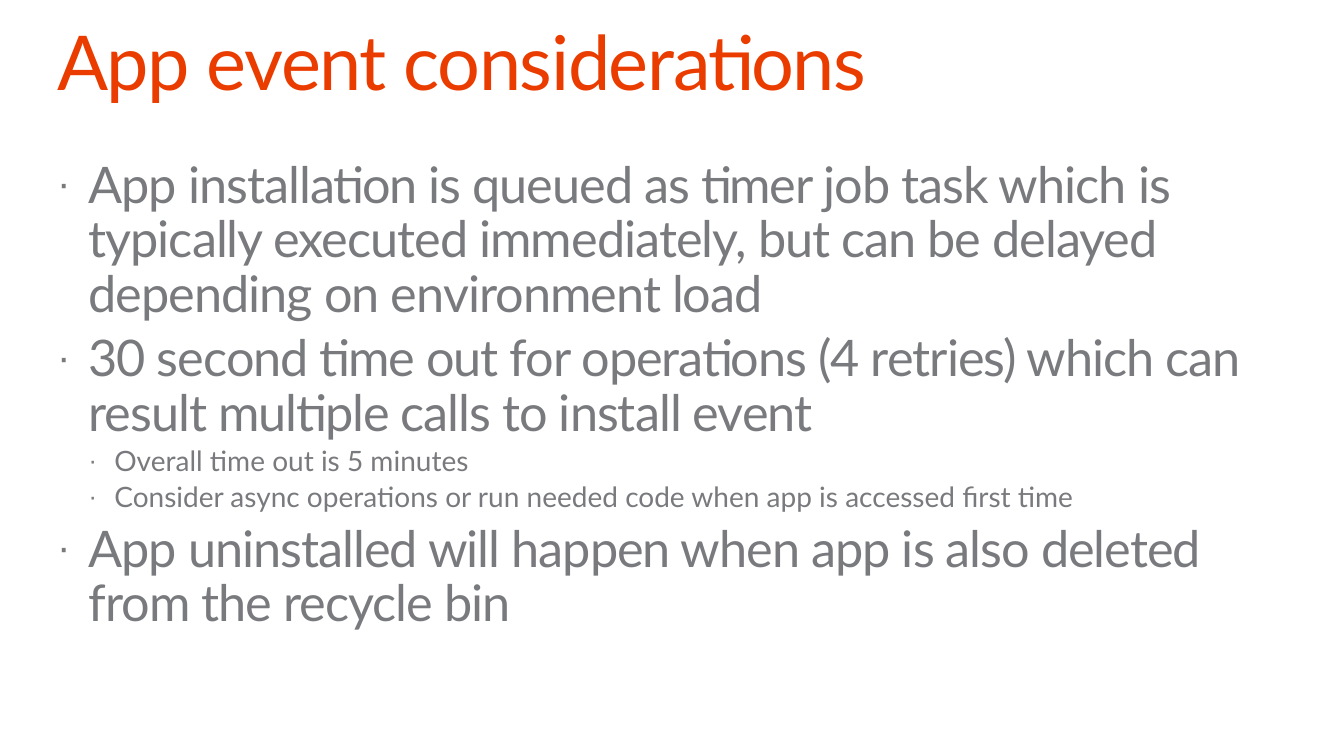
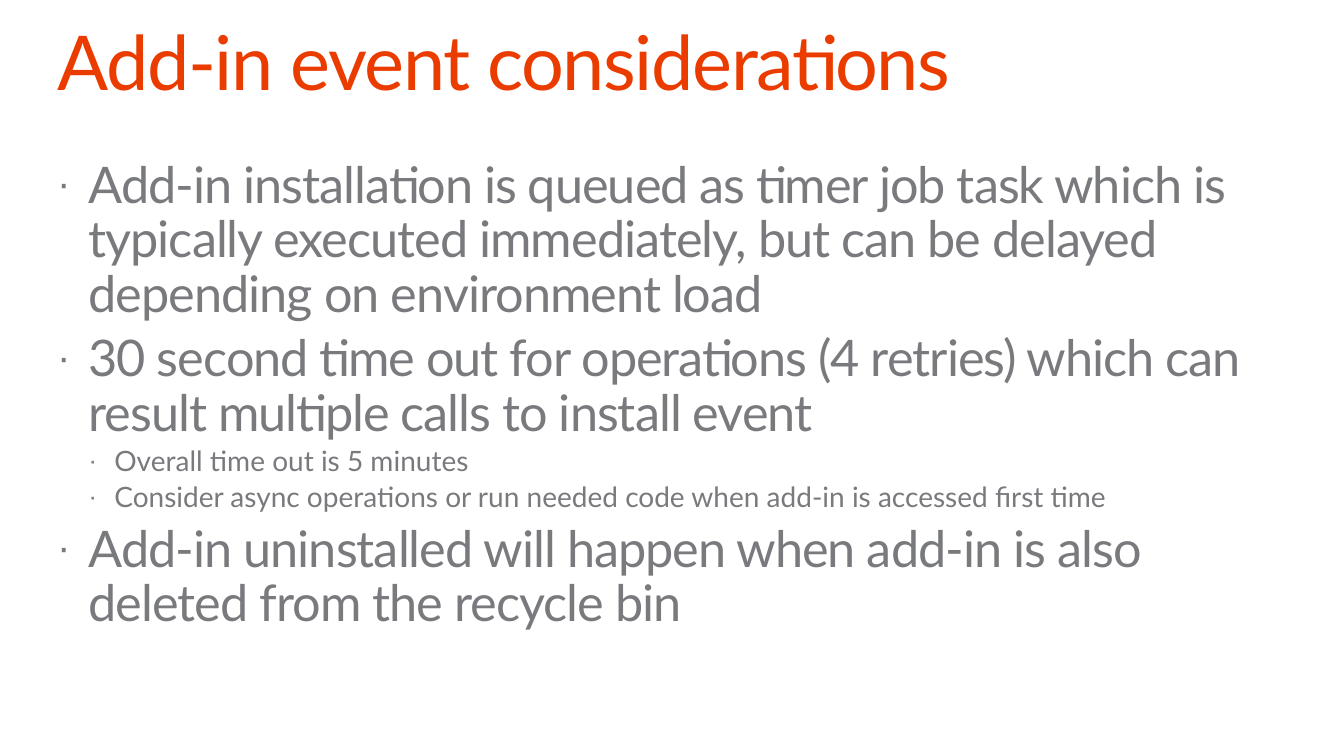
Before and after one commit to OfficeDev/TrainingContent, a slide deck: slide 32 of O3658/05 Using Remote Event Receivers and Remote Timer Jobs/5_RemoteTimersEvents.pptx. Drawn at 1344x756 pixels with LibreOffice and Linux fonts; fonts in the diff are those of the drawing; background and template pictures are left out. Boxes give left, top, right and bottom in pixels: in the first picture for what was removed or moved away, otherwise in the second. Text is boxed around its words. In the diff, an @@ line names an element or a change of style, - is before the commit and + after.

Commit message:
App to add-in change and few other polishing operations.

```diff
--- a/O3658/05 Using Remote Event Receivers and Remote Timer Jobs/5_RemoteTimersEvents.pptx
+++ b/O3658/05 Using Remote Event Receivers and Remote Timer Jobs/5_RemoteTimersEvents.pptx
@@ title at [57,34,950,91]: text changed @@
-App event considerations
+Add-in event considerations
@@ text at [89,166,1226,320]: text changed @@
-· App installation is queued as timer job task which is typically executed immediately, but can be delayed depending on environment load
+· Add-in installation is queued as timer job task which is typically executed immediately, but can be delayed depending on environment load
@@ text at [89,486,1141,630]: text changed @@
-  · Consider async operations or run needed code when app is accessed first time
-· App uninstalled will happen when app is also deleted from the recycle bin
+  · Consider async operations or run needed code when add-in is accessed first time
+· Add-in uninstalled will happen when add-in is also deleted from the recycle bin
```
Also in this commit, not shown: 16 other slides changed, 1 slide added, 1 slide removed, 6 other files.
